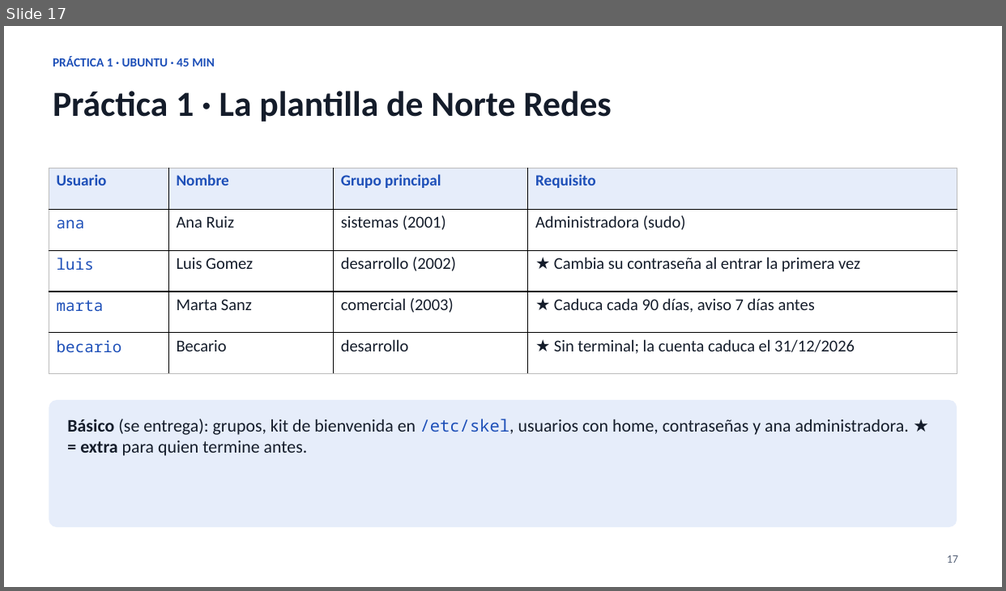
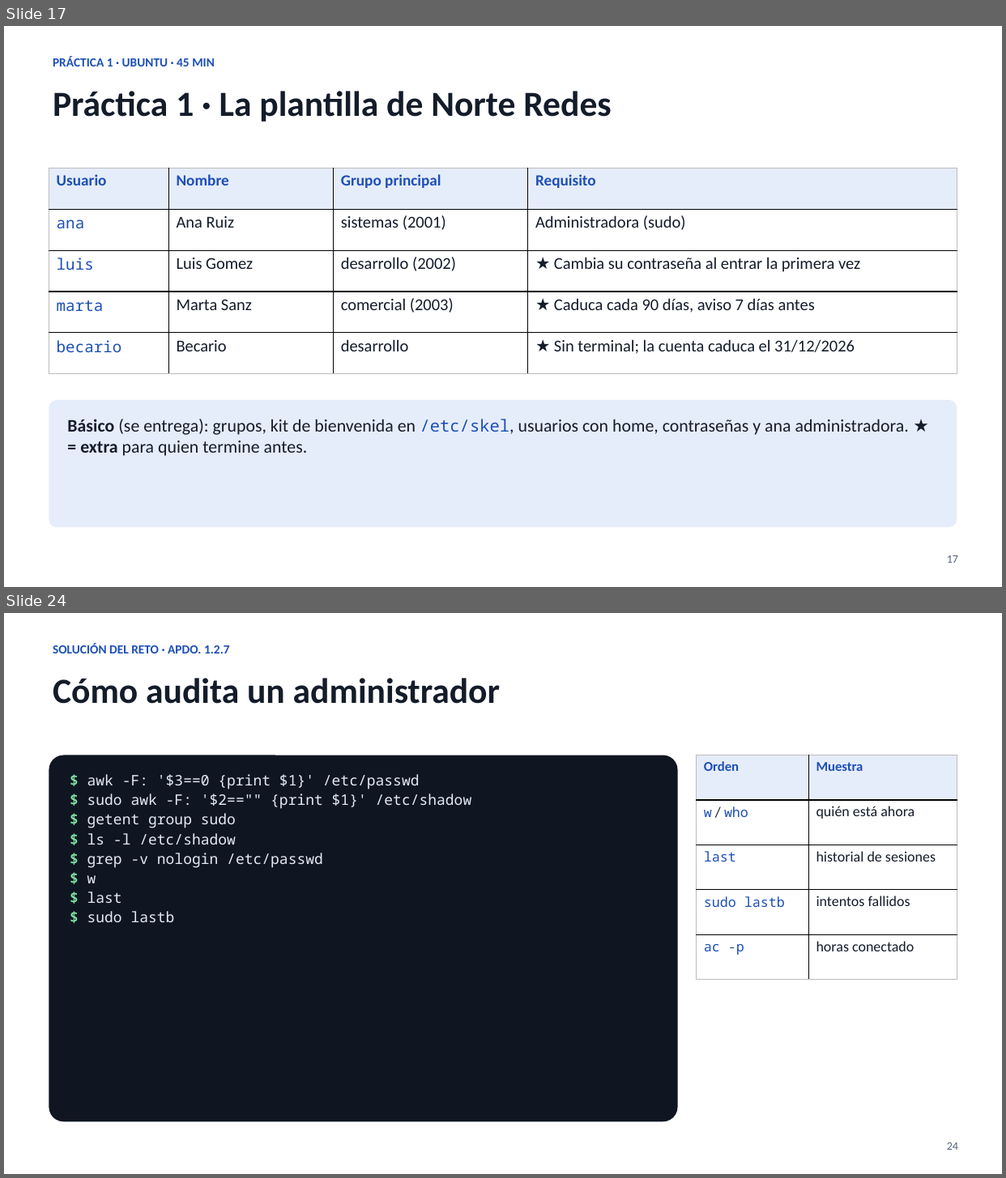
Before and after one commit to keespootes-cloud/norte-redes-lab, a slide deck: presentacion/Norte_Redes_UF2_Administracion_software_base.pptx. Shown one above the other, each under a label of ours: slide 17 before the commit, slides 17 and 24 after it; the slides between them are not shown. The pictures are 1006x591 and 1006x1178 pixels, drawn with LibreOffice and Linux fonts; fonts in the diff are those of the drawing. Boxes give left, top, right and bottom in pixels: in the first picture for what was removed or moved away, otherwise in the second. Text is boxed around its words. In the diff, an @@ line names an element or a change of style, - is before the commit and + after.

```diff
--- a/presentacion/Norte_Redes_UF2_Administracion_software_base.pptx
+++ b/presentacion/Norte_Redes_UF2_Administracion_software_base.pptx
@@ slide 24 added at [4,613,1002,1174], background #FFFFFF @@
@@ text added at [53,643,230,653], 12 pt, text #1D4FB8, bold @@
+SOLUCIÓN DEL RETO · APDO. 1.2.7
@@ text added at [53,678,500,704], 34 pt, text #141C2A, bold @@
+Cómo audita un administrador
@@ rounded rectangle added at [49,756,678,1122], fill #0F1622, 14 pt, text #E3EAF4 @@
+$ awk -F: '$3==0 {print $1}' /etc/passwd
+$ sudo awk -F: '$2=="" {print $1}' /etc/shadow
+$ getent group sudo
+$ ls -l /etc/shadow
+$ grep -v nologin /etc/passwd
+$ w
+$ last
+$ sudo lastb
@@ table added at [697,756,957,980], 5 rows, 2 columns @@
+Orden | Muestra
+w / who | quién está ahora
+last | historial de sesiones
+sudo lastb | intentos fallidos
+ac -p | horas conectado
@@ text added at [947,1143,958,1150], 11 pt, text #566278 @@
+24
```
Also in this commit, not shown: 18 slides changed, 5 other slides added, 1 slide removed, 4 other files.
